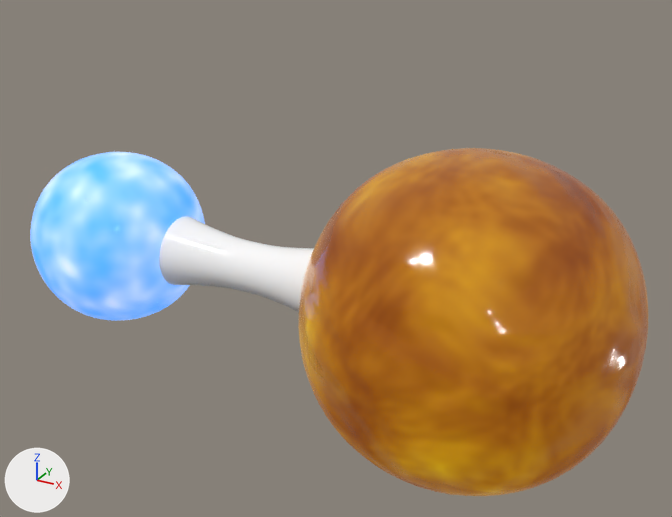
What one commit did to the glTF model models/anorganicke/HBr.glb.
The view is the same before and after, from a 50 mm camera at (3.74, -5.71, 3.1) aimed at (0.58, 0.04, 0.22). Arrows for +X, +Y and +Z are at lower left; the lights stay in place. Where no turn or scale is listed for an object, it has been applied to the vertices. Vertices at the same position are counted once.

Objects in the first picture: 'jednosytne_kyseliny'.
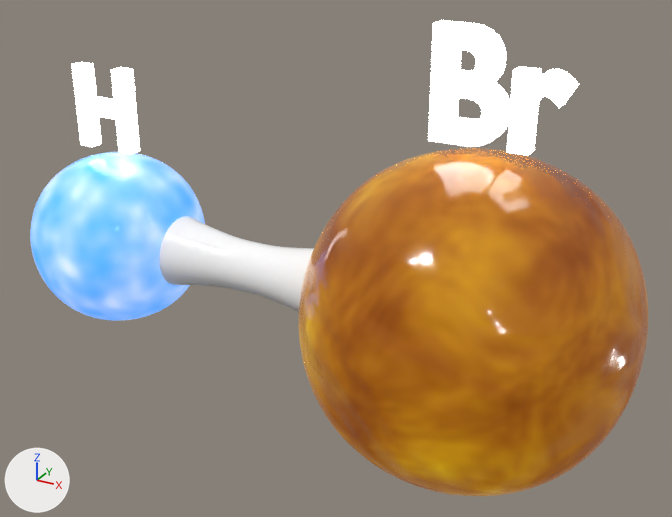
Where the newer file only moved an object's origin or applied its transform, the numbers keep the older frame.

What the commit changed:
Material 'text' (mat_text) is new.
Its base color is (0.8, 0.8, 0.8) (white #e7e7e7).
Its emission strength is 5.0.
me_cube_004 is used by ob_jednosytne_kyseliny; location (-0.001, 0.0, -0.001).
me_cube_004 had 4420 vertices, 8704 faces and spanned x -2.28..2.92, y -1.21..1.21, z -1.21..1.21.
me_cube_004 now has 4749 vertices, 9359 faces and spans x -2.28..2.92, y -1.21..1.21, z -1.21..2.08.
me_cube_004 part 1: a new loose piece of 200 vertices spanning x 1.35..1.87, y -0.06..0.06, z 1.29..2.08, in mat_text (white #e7e7e7).
me_cube_004 part 2: a new loose piece of 105 vertices spanning x 1.9..2.3, y -0.06..0.06, z 1.29..1.84, in mat_text (white #e7e7e7).
me_cube_004 part 3: a new loose piece of 24 vertices spanning x -1.84..-1.29, y -0.06..0.06, z 0.8..1.48, in mat_text (white #e7e7e7).
me_cube_004 now uses material mat_text (white #e7e7e7).

Pixel boxes (x1, y1, x2, y2) of what changed, in the pictures (672 x 517 px):
'jednosytne_kyseliny', reshaped (37% taller): before (30, 148, 648, 496); after (30, 20, 648, 496)
part 1 of me_cube_004, added: after (428, 20, 510, 147)
part 2 of me_cube_004, added: after (507, 66, 579, 156)
part 3 of me_cube_004, added: after (71, 62, 140, 154)
